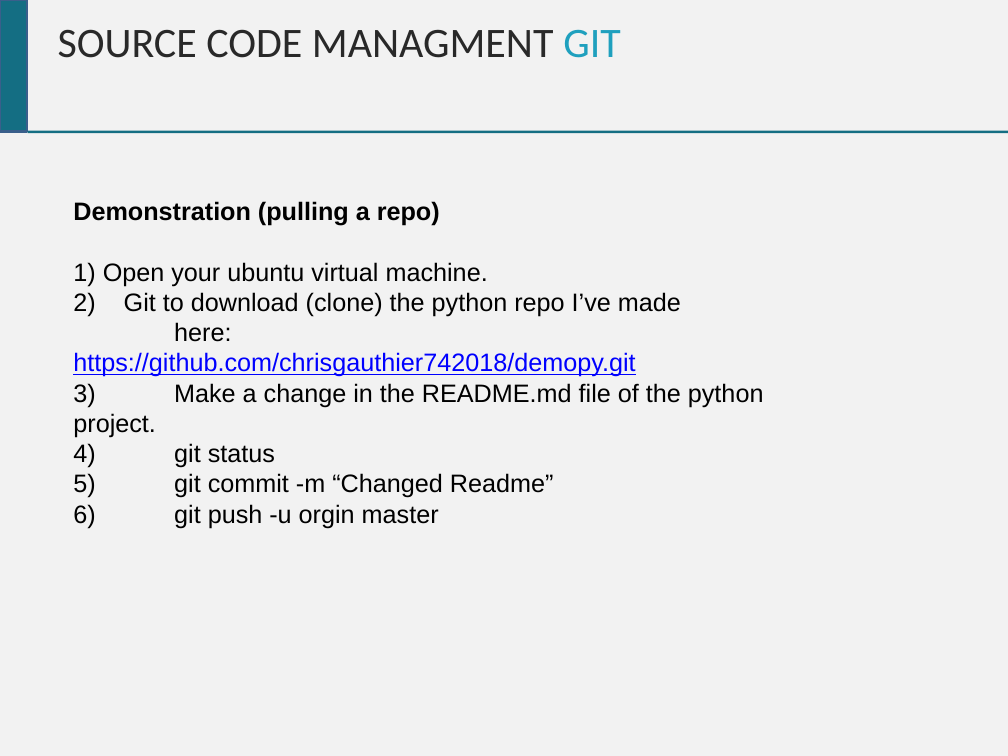
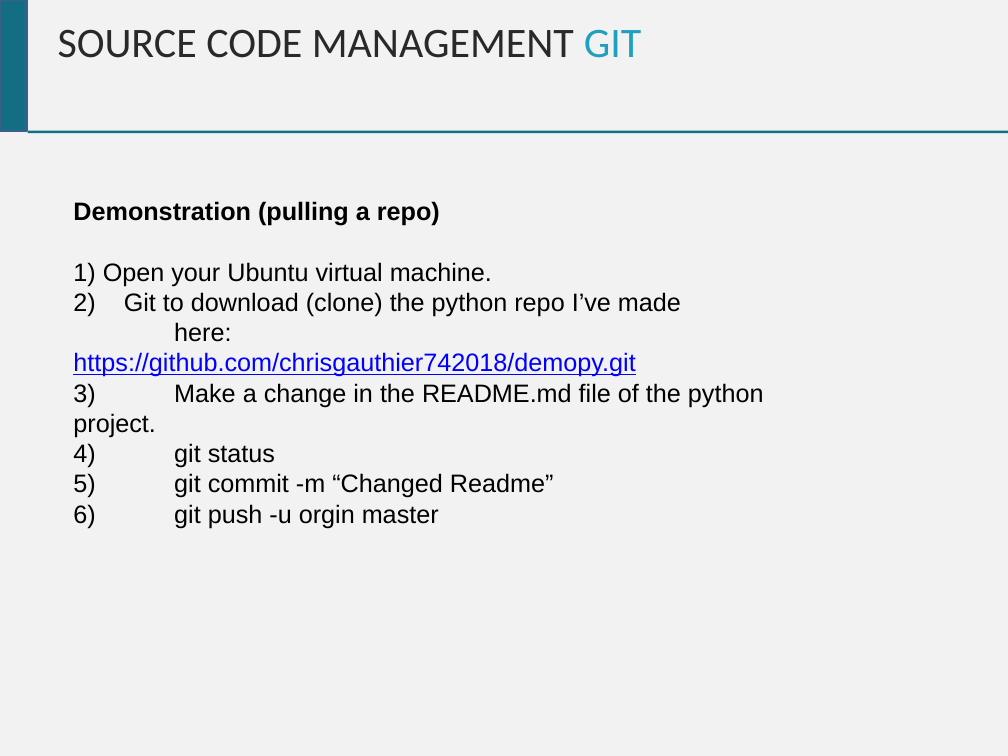
Before and after one commit to chrisgauthier742018/devopscourse, a slide deck: slide 14 of Dev Ops Course.pptx. Drawn at 1008x756 pixels with LibreOffice and Linux fonts; fonts in the diff are those of the drawing. Boxes give left, top, right and bottom in pixels: in the first picture for what was removed or moved away, otherwise in the second. Text is boxed around its words. In the diff, an @@ line names an element or a change of style, - is before the commit and + after.

Commit message:
Spelling mistakes and CI Section

```diff
--- a/Dev Ops Course.pptx
+++ b/Dev Ops Course.pptx
@@ text at (x1=58, y1=29, x2=641, y2=58): text changed @@
-SOURCE CODE MANAGMENT GIT
+SOURCE CODE MANAGEMENT GIT
@@ text at (x1=73, y1=262, x2=492, y2=286): text changed @@
-1) Open your ubuntu virtual machine.
+1) Open your Ubuntu virtual machine.
```
Also in this commit, not shown: 14 other slides changed, 6 slides added.
